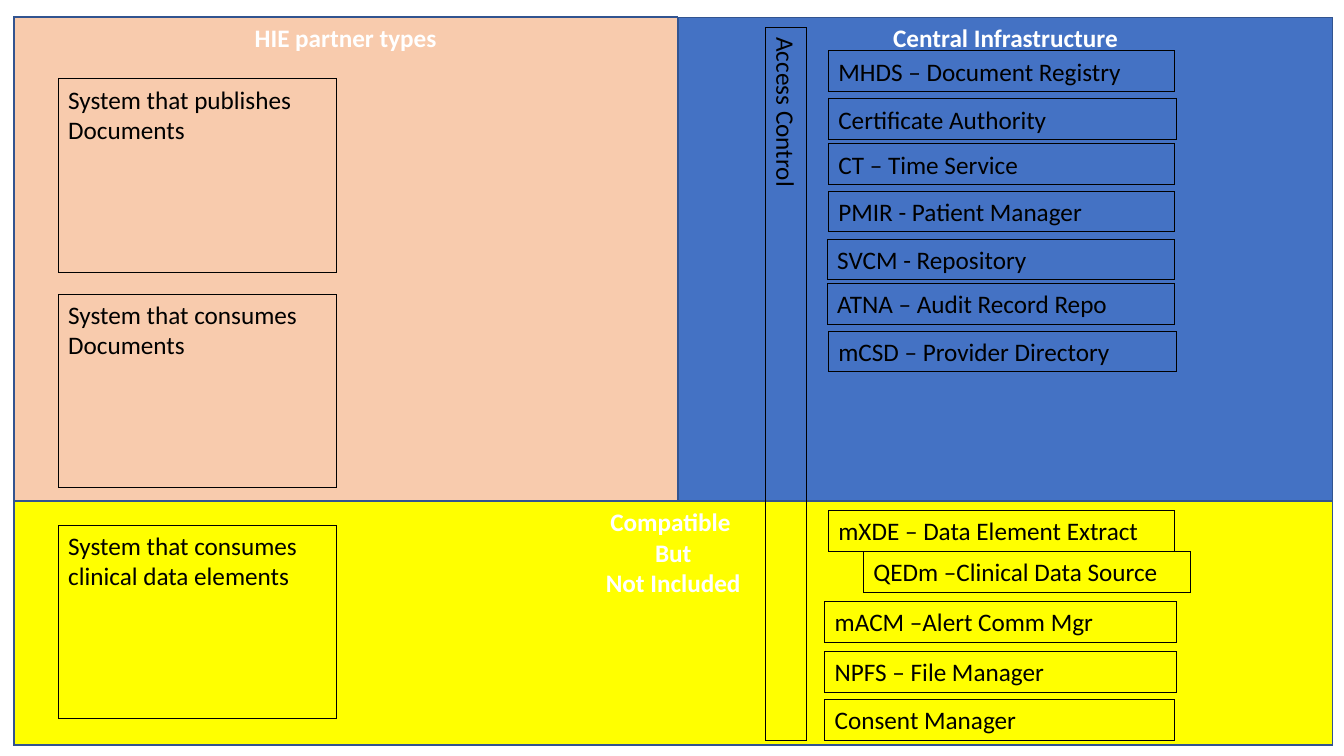
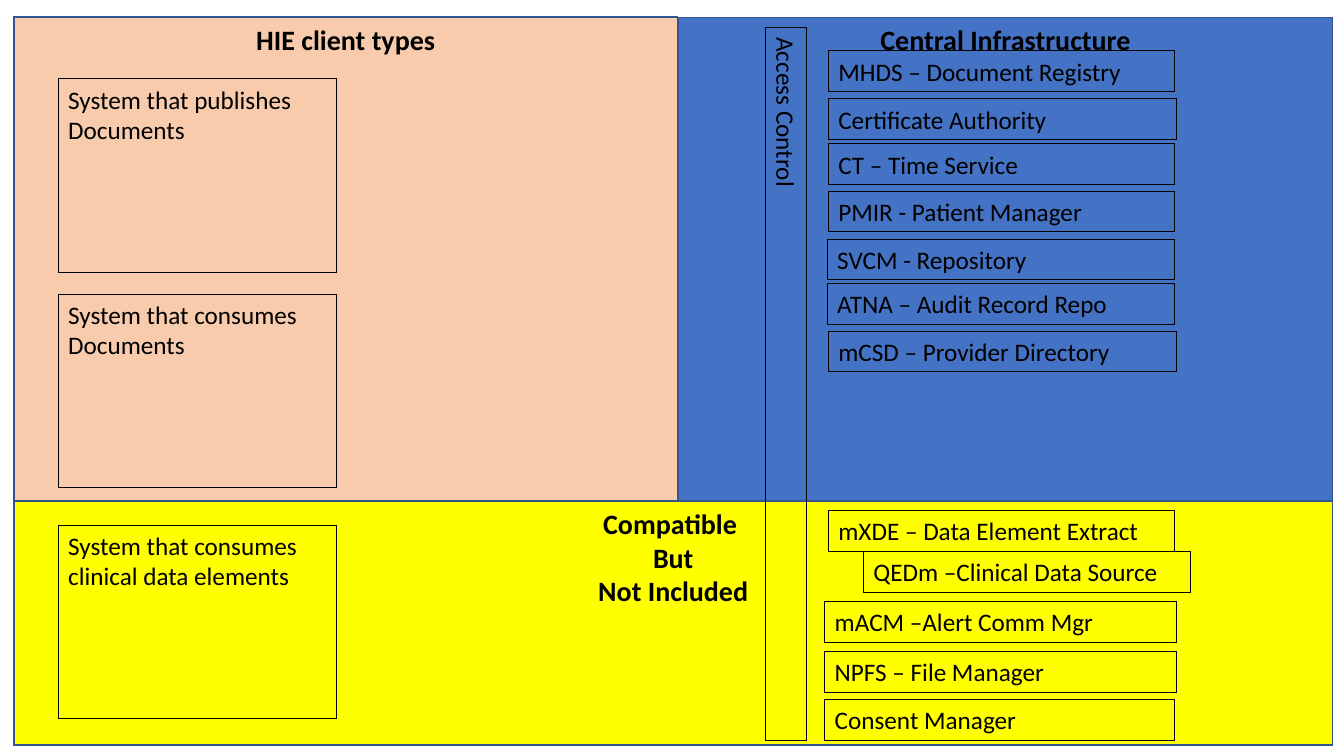
Before and after one commit to IHE/IT-Infrastructure, a slide deck: slide 1 of MHDS/Diagrams.pptx. Drawn at 1344x756 pixels with LibreOffice and Linux fonts; fonts in the diff are those of the drawing. Boxes give left, top, right and bottom in pixels: in the first picture for what was removed or moved away, otherwise in the second. Text is boxed around its words. In the diff, an @@ line names an element or a change of style, - is before the commit and + after.

```diff
--- a/MHDS/Diagrams.pptx
+++ b/MHDS/Diagrams.pptx
@@ rectangle "Central Infrastructure" at [679, 17, 1333, 500]: size 18 to 20 pt, text colour #FFFFFF to #000000 @@
@@ text in rectangle at [256, 30, 435, 55]: text changed; size 18 to 20 pt; text colour #FFFFFF to #000000 @@
-HIE partner types
+HIE client types
@@ rectangle "Compatible" at [14, 502, 1333, 746]: size 18 to 20 pt, text colour #FFFFFF to #000000 @@
```
Also in this commit, not shown: 2 other files.
